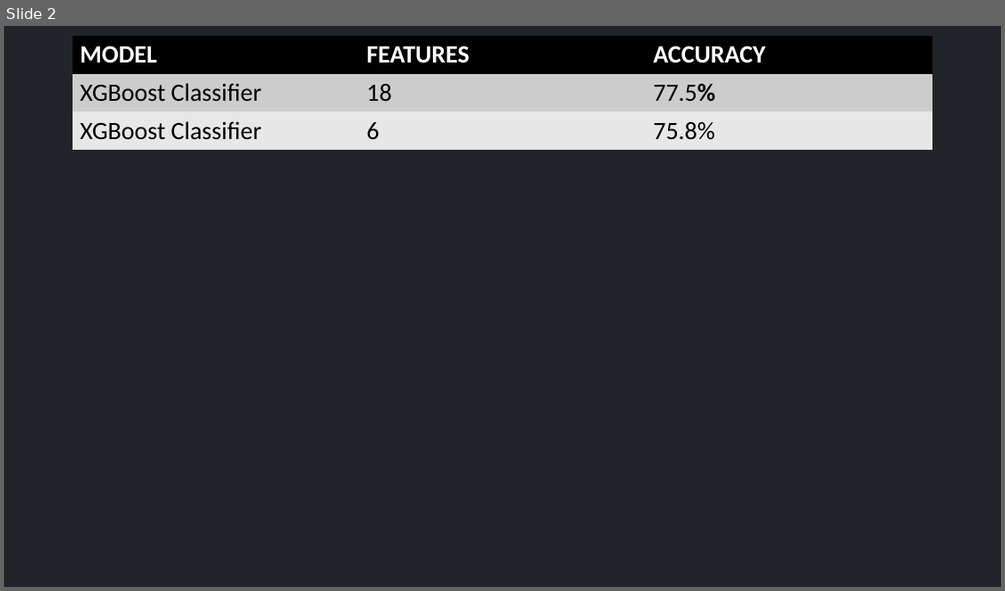
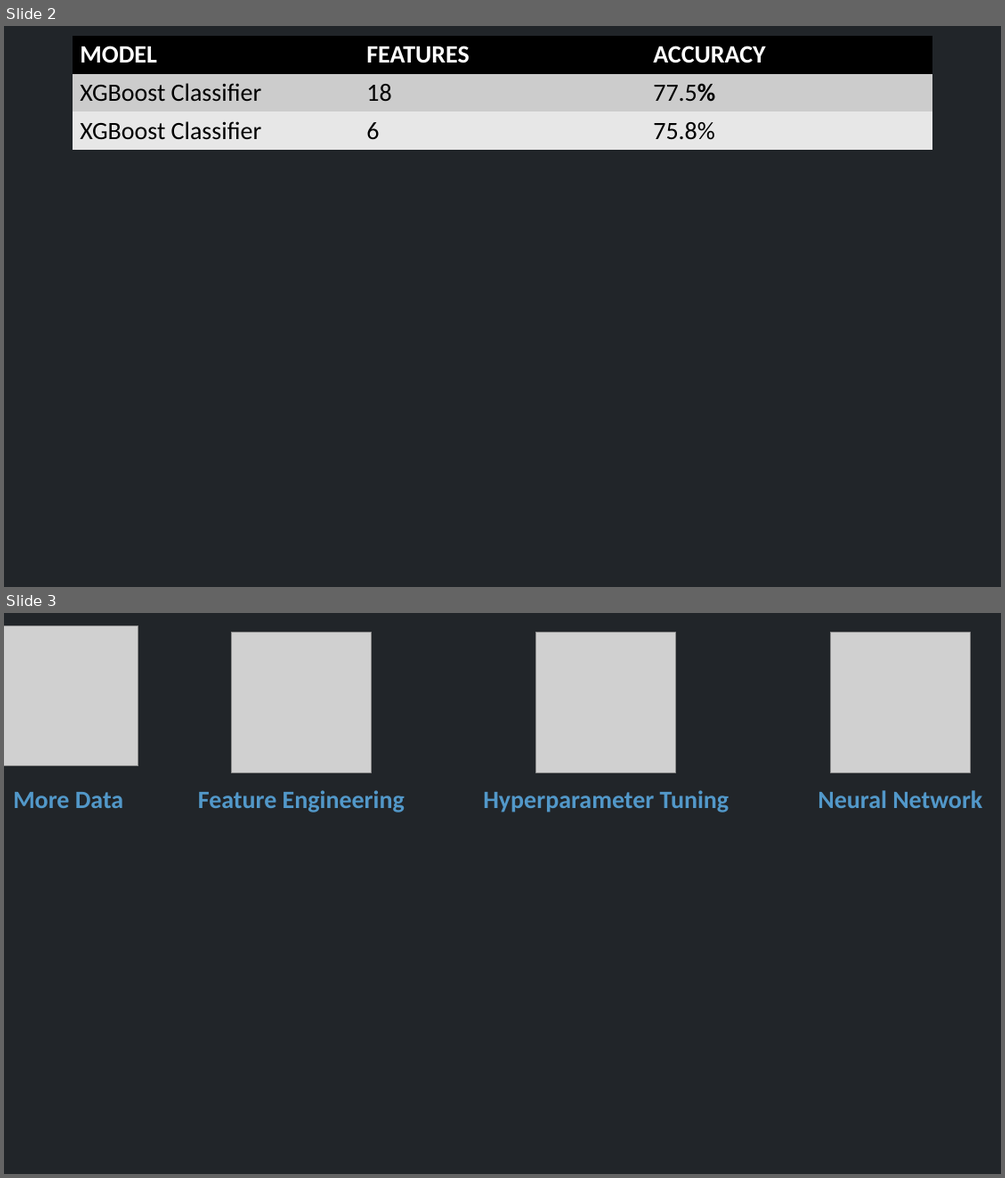
Before and after one commit to bsha6/parking_website, a slide deck: static/images/parking_model_diagram.pptx. Shown one above the other, each under a label of ours: slide 2 before the commit, slides 2 and 3 after it. The pictures are 1005x591 and 1005x1178 pixels, drawn with LibreOffice and Linux fonts; fonts in the diff are those of the drawing; grey boxes stand for pictures. Boxes give left, top, right and bottom in pixels: in the first picture for what was removed or moved away, otherwise in the second. Text is boxed around its words. In the diff, an @@ line names an element or a change of style, - is before the commit and + after.

```diff
--- a/static/images/parking_model_diagram.pptx
+++ b/static/images/parking_model_diagram.pptx
@@ slide 3 added at [4,613,1001,1174], background #212529 @@
@@ picture added at [4,625,138,765] @@
@@ picture added at [231,633,372,772] @@
@@ picture added at [536,633,676,772] @@
@@ picture added at [830,633,971,772] @@
@@ text added at [13,792,123,808], 24 pt, text #5298C9, bold @@
+More Data
@@ text added at [198,790,404,812], 24 pt, text #5298C9, bold @@
+Feature Engineering
@@ text added at [483,790,729,812], 24 pt, text #5298C9, bold @@
+Hyperparameter Tuning
@@ text added at [817,790,982,808], 24 pt, text #5298C9, bold @@
+Neural Network
```
Also in this commit, not shown: 1 slide removed, 8 other files.
